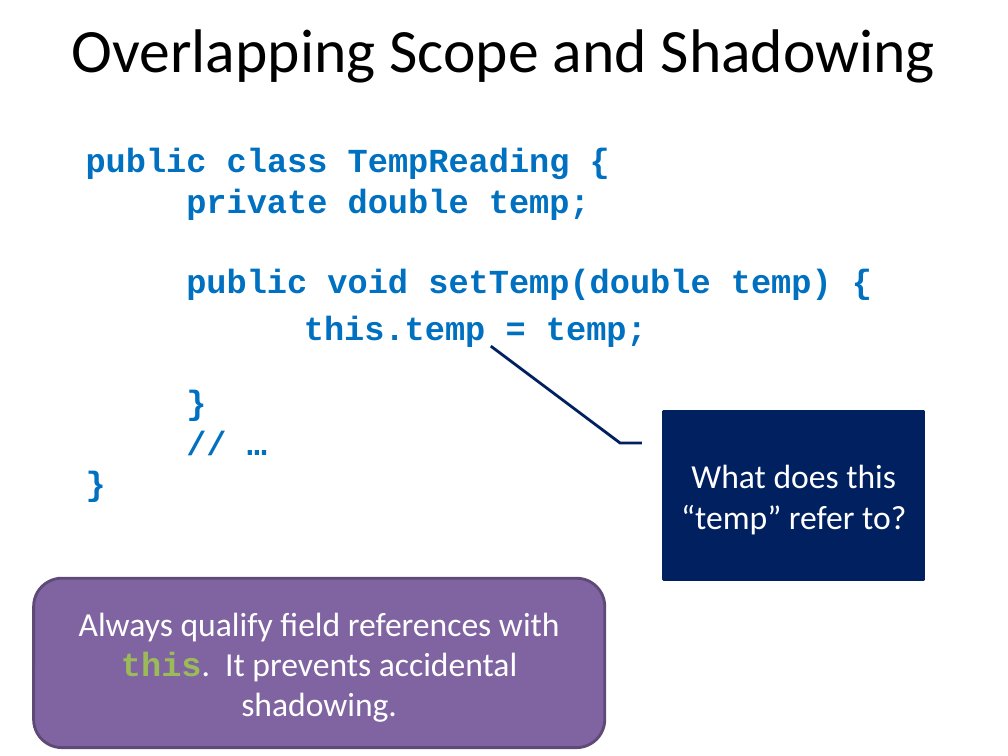
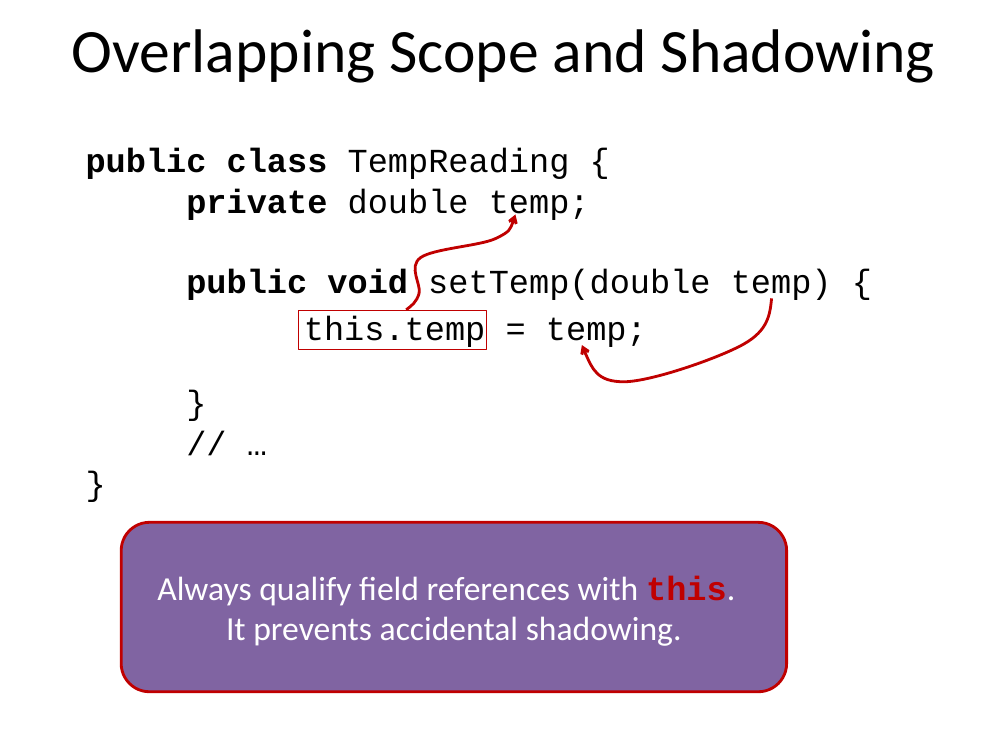
Before and after one commit to RHIT-CSSE/csse220, a slide deck: slide 9 of ClassMaterials/IntroToUnitTesting/Slides/UnitTesting.pptx (slide 8 before the commit). Drawn at 1008x756 pixels with LibreOffice and Linux fonts; fonts in the diff are those of the drawing. Boxes give left, top, right and bottom in pixels: in the first picture for what was removed or moved away, otherwise in the second. Text is boxed around its words. In the diff, an @@ line names an element or a change of style, - is before the commit and + after.

```diff
--- a/ClassMaterials/IntroToUnitTesting/Slides/UnitTesting.pptx
+++ b/ClassMaterials/IntroToUnitTesting/Slides/UnitTesting.pptx
@@ text "public class TempReading {" at (86,148,832,343): text colour #0070C0 to #000000; bold off in "TempReading {", "double temp;", "setTemp(double temp) {", "… temp …" and 3 more places @@
@@ freeform shape added at (406,215,515,310), outline #C00000 2 pt @@
@@ freeform shape added at (582,298,771,382), outline #C00000 2 pt @@
@@ text "this.temp = temp;" at (304,316,486,350): text colour #0070C0 to #000000, bold off @@
@@ rectangle added at (299,310,487,349), outline #C00000 0.75 pt @@
@@ border callout removed at (663,411,923,580) @@
-What does this “temp” refer to?
@@ rounded rectangle "Always qualify field references with ...": place and size @@
-rounded rectangle "Always qualify field references with ..." at (33,579,605,748)
+rounded rectangle "Always qualify field references with ..." at (121,522,786,691)
@@ rounded rectangle "Always qualify field references with ..." at (121,522,786,691): outline #5F4A78 2 pt to #C00000 2 pt @@
@@ text in rounded rectangle at (157,575,735,646): text changed @@
-Always qualify field references with this. It prevents accidental shadowing.
+Always qualify field references with this.
+It prevents accidental shadowing.
```
Also in this commit, not shown: 4 other slides changed, 3 slides added.
